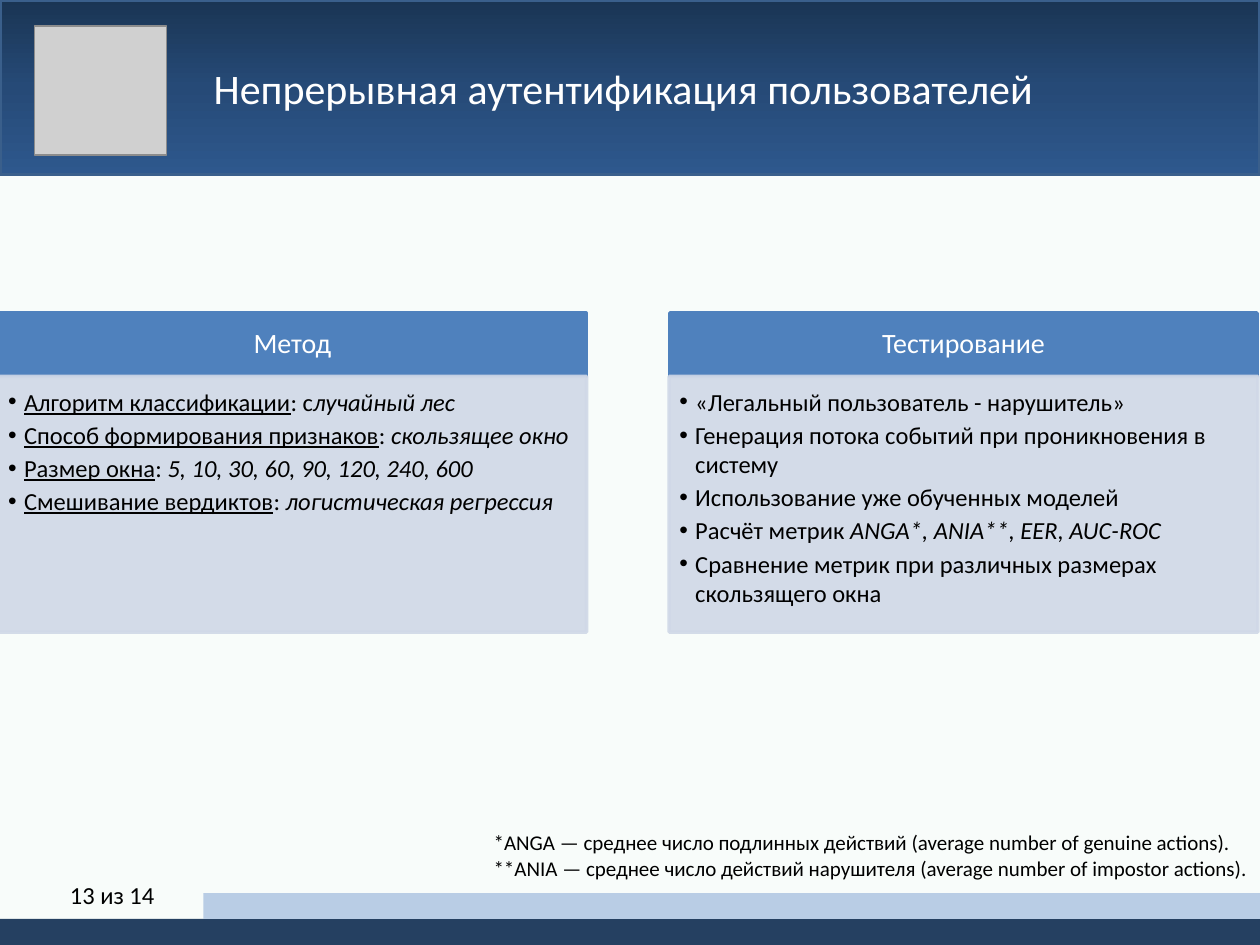
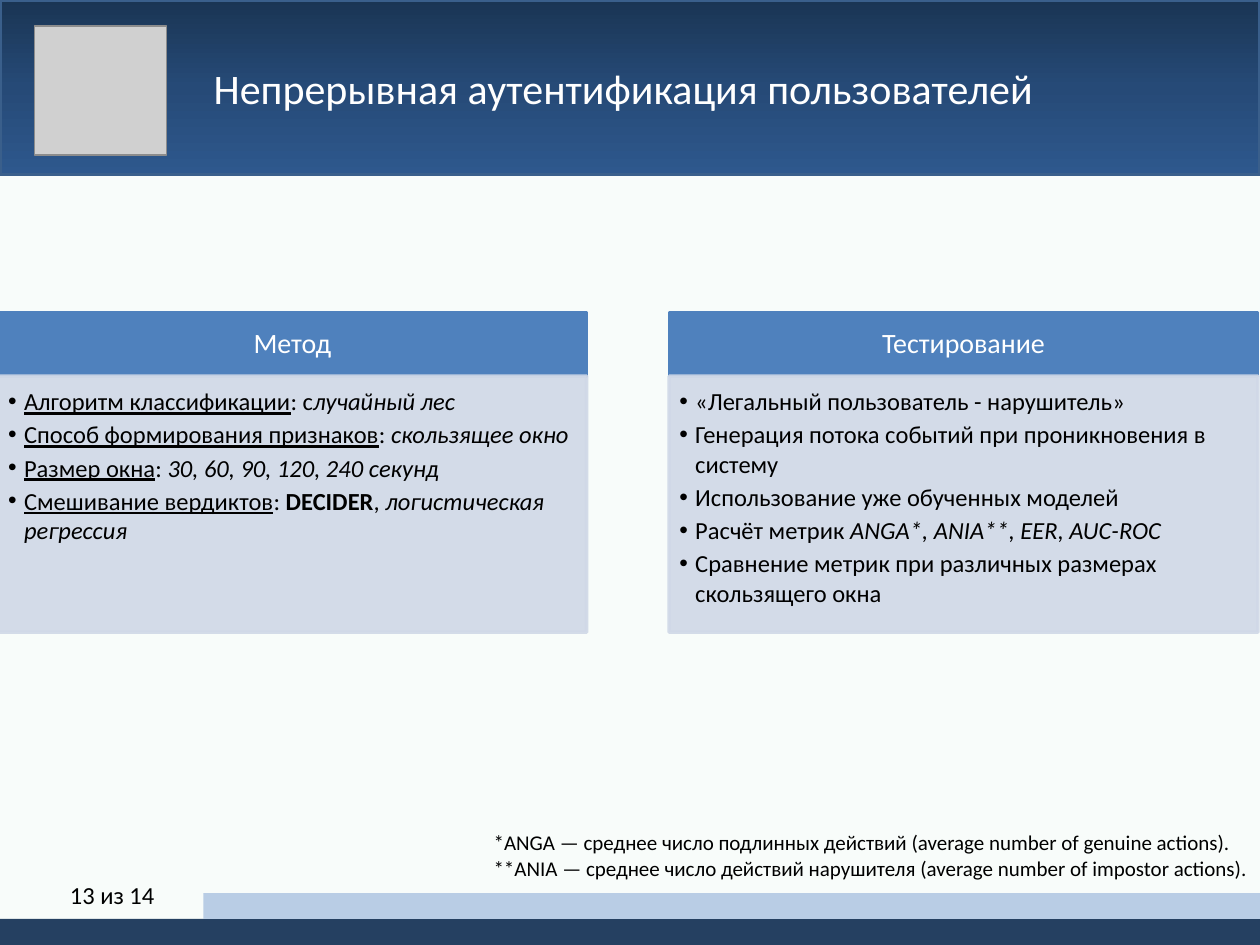
Before and after one commit to yerseg/bachelor_thesis, a slide deck: slide 13 of thesis_presentation.pptx. Drawn at 1260x945 pixels with LibreOffice and Linux fonts; fonts in the diff are those of the drawing; grey boxes stand for pictures. Boxes give left, top, right and bottom in pixels: in the first picture for what was removed or moved away, otherwise in the second. Text is boxed around its words. In the diff, an @@ line names an element or a change of style, - is before the commit and + after.

```diff
--- a/thesis_presentation.pptx
+++ b/thesis_presentation.pptx
@@ text at (24,460,544,543): text changed @@
-  • Размер окна: 5, 10, 30, 60, 90, 120, 240, 600
-  • Смешивание вердиктов: логистическая регрессия
+  • Размер окна: 30, 60, 90, 120, 240 секунд
+  • Смешивание вердиктов: DECIDER, логистическая регрессия
```
Also in this commit, not shown: 8 other slides changed, 3 slides added.
